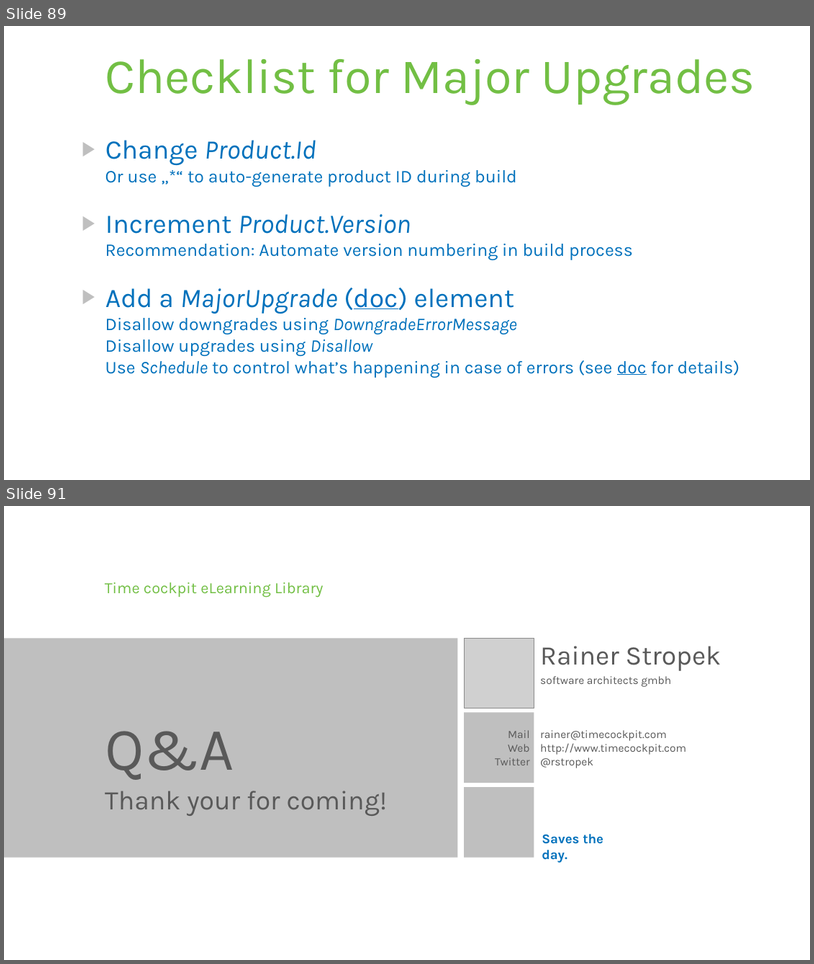
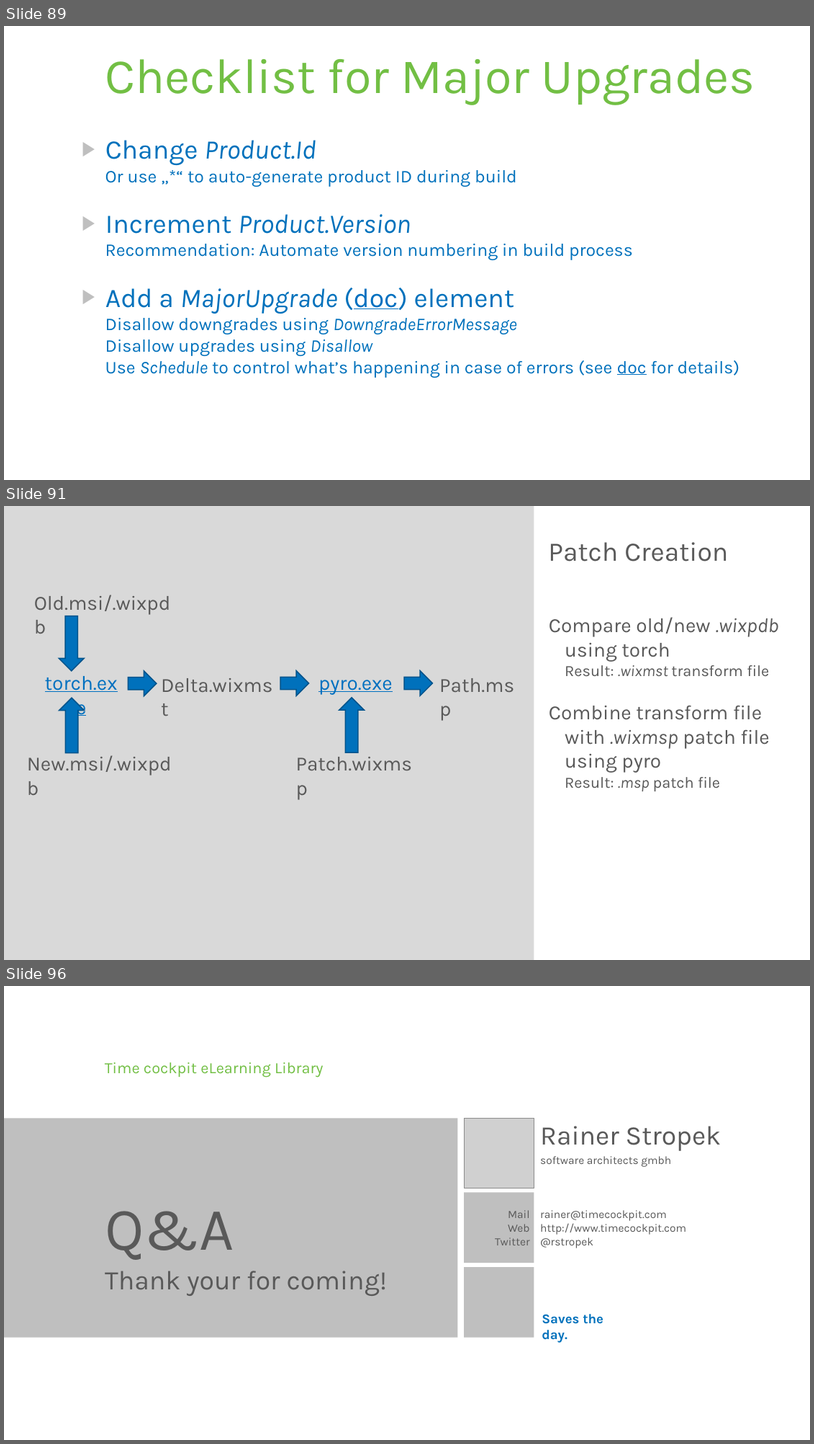
Before and after one commit to rstropek/Samples, a slide deck: WiXSamples/Slides/WiX - Installer Framework.pptx. Shown one above the other, each under a label of ours: slides 89 and 91 before the commit, slides 89, 91 and 96 after it; the slides between them are not shown. The pictures are 814x964 and 814x1444 pixels, drawn with LibreOffice and Linux fonts; fonts in the diff are those of the drawing; grey boxes stand for pictures; background and template pictures are left out. Boxes give left, top, right and bottom in pixels: in the first picture for what was removed or moved away, otherwise in the second. Text is boxed around its words. In the diff, an @@ line names an element or a change of style, - is before the commit and + after.

```diff
--- a/WiXSamples/Slides/WiX - Installer Framework.pptx
+++ b/WiXSamples/Slides/WiX - Installer Framework.pptx
@@ slide 91 added at (4, 506, 810, 960), background #FFFFFF @@
@@ rectangle added at (4, 506, 534, 959), fill #D9D9D9 @@
@@ title added at (548, 542, 728, 561), 24 pt, text #595959 @@
+Patch Creation
@@ text added at (34, 595, 171, 614), 18 pt, text #595959 @@
+Old.msi/.wixpdb
@@ right arrow added at (59, 616, 84, 671), fill #0071BC, outline #00548B 1 pt @@
@@ text added at (549, 617, 779, 791), 18 pt, text #595959 @@
+Compare old/new .wixpdb using torch
+  Result: .wixmst transform file
+Combine transform file with .wixmsp patch file using pyro
+  Result: .msp patch file
@@ text added at (45, 676, 118, 692), 18 pt, text #0070C0, underline @@
+torch.exe
@@ right arrow added at (128, 670, 157, 695), fill #0071BC, outline #00548B 1 pt @@
@@ text added at (161, 678, 273, 692), 18 pt, text #595959 @@
+Delta.wixmst
@@ right arrow added at (280, 670, 309, 695), fill #0071BC, outline #00548B 1 pt @@
@@ right arrow added at (404, 670, 432, 695), fill #0071BC, outline #00548B 1 pt @@
@@ text added at (440, 678, 514, 692), 18 pt, text #595959 @@
+Path.msp
@@ right arrow added at (59, 698, 84, 752), fill #0071BC, outline #00548B 1 pt @@
@@ text added at (319, 680, 393, 694), 18 pt, text #0070C0, underline @@
+pyro.exe
@@ right arrow added at (339, 698, 364, 752), fill #0071BC, outline #00548B 1 pt @@
@@ text added at (27, 752, 172, 775), 18 pt, text #595959 @@
+New.msi/.wixpdb
@@ text added at (296, 752, 413, 770), 18 pt, text #595959 @@
+Patch.wixmsp
@@ what was slide 91 is now slide 96 @@
```
Also in this commit, not shown: 2 slides changed, 4 other slides added, 9 other files.
